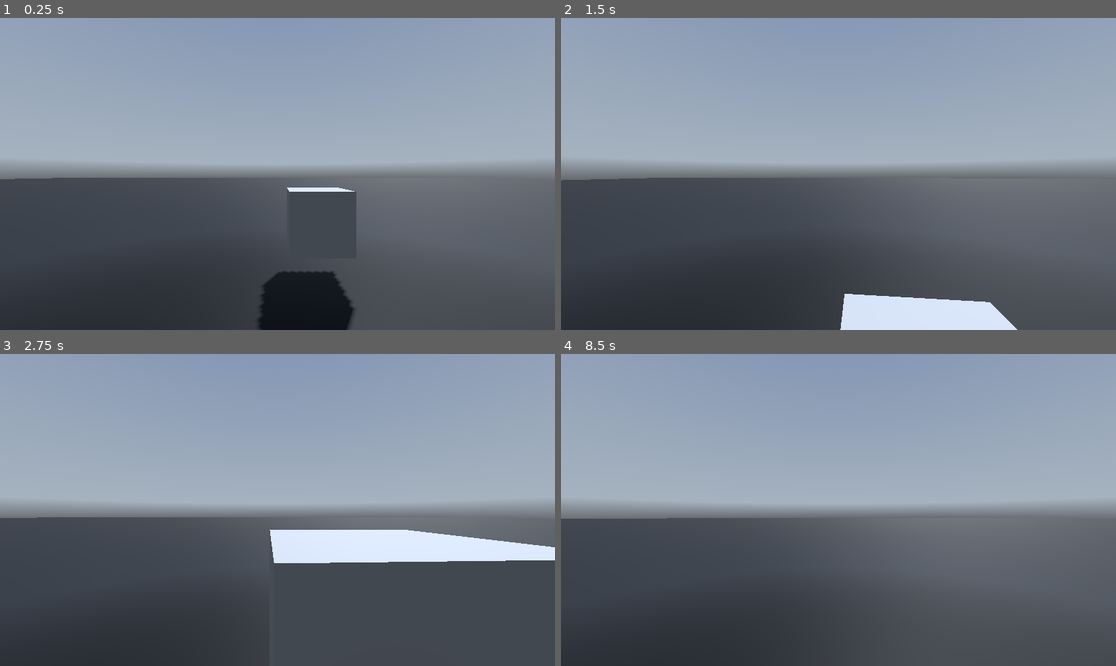
Above: before the commit, frames 1-4 (two rows, left to right).
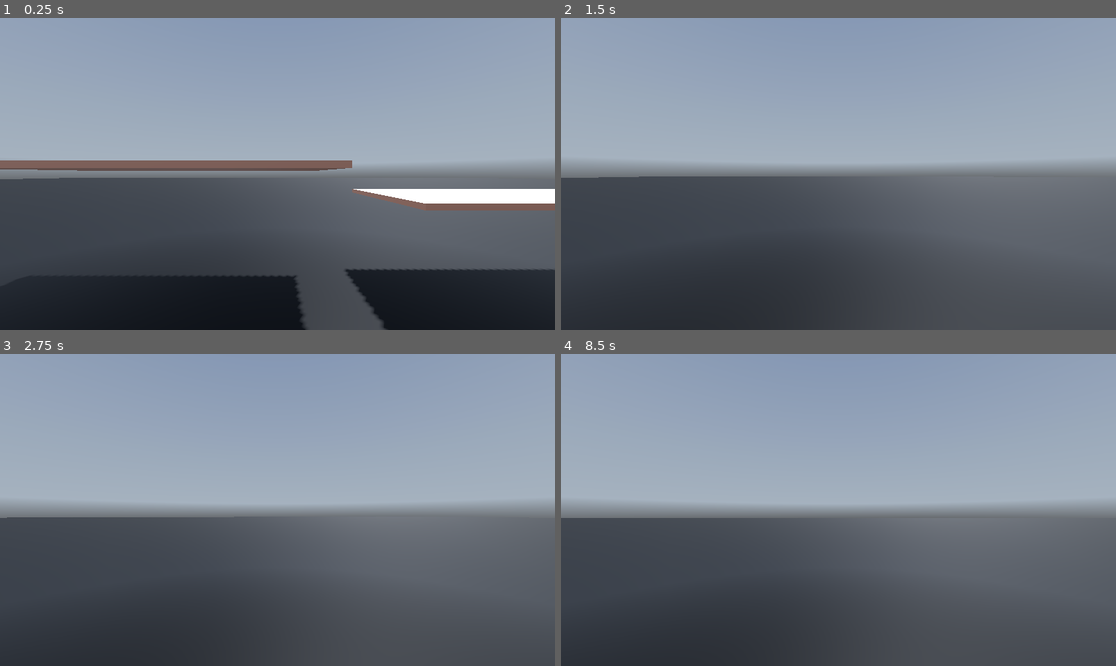
Above: after the commit, the same moments.

Repository: Sherry65-code/godot-fps-game-practise-1
Game: Godot game, scene res://MainScene.tscn
Same seed, same stepped clock (60 frames per second), same inputs: the game is played once before the commit and once after it. A sky picture missing from this copy of the repository is replaced by a grey-blue gradient.
Inputs (mouse positions are in pixels of both pictures, inside the frame that each line leads up to):
- Up to frame 1 (0.25 s): no input
- Up to frame 2 (1.5 s): move the mouse to (866, 174) at 0.52 s; hold Ctrl (crouch, bound only after the commit) 0.53-1.28 s; hold W (move_forward) from 0.53 s (still down); tap Space (jump) at 0.77 s; move the mouse to (810, 174) at 1.27 s; tap Ctrl (crouch, bound only after the commit) at 1.35 s
- Up to frame 3 (2.75 s): keep holding W (move_forward); tap Space (jump) at 1.52 s; tap Enter at 2 s; move the mouse to (288, 503) at 2.02 s; hold Ctrl (crouch, bound only after the commit) from 2.03 s (still down)
- Up to frame 4 (8.5 s): tap Space (jump) at 2.75, 3.02, 3.77, 4.25, 4.52, 5.75, 6.02, 6.77, 7.52 s; move the mouse to (832, 516) at 2.77 s; release Ctrl (crouch, bound only after the commit) at 2.78 s; tap Ctrl (crouch, bound only after the commit) every 1.5 s from 2.85 to 7.35 s; tap Enter at 3.5, 5 s; move the mouse to (877, 513) at 3.52 s; hold Ctrl (crouch, bound only after the commit) 3.53-4.28 s; move the mouse to (794, 506) at 4.27 s; move the mouse to (844, 510) at 5.02 s; hold Ctrl (crouch, bound only after the commit) 5.03-5.78 s; move the mouse to (816, 503) at 5.77 s; release W (move_forward) at 5.78 s; hold D (move_right) 5.78-6.53 s; move the mouse to (866, 510) at 6.52 s; hold Ctrl (crouch, bound only after the commit) 6.53-7.28 s; hold W (move_forward) from 6.53 s (still down); move the mouse to (810, 510) at 7.27 s; move the mouse to (849, 503) at 8.02 s; hold Ctrl (crouch, bound only after the commit) from 8.03 s (still down)

The runs differ from the first frame. In frame 1, 16% of the frame differs, in the area x 0-100%, y 45-100%; in frame 2, 3.2%; in frame 3, 6.9%; in frame 4, less than 0.1%.

Commit message:
Added Crouch

Diff:
--- a/MainScene.tscn
+++ b/MainScene.tscn
@@ -1,7 +1,8 @@
-[gd_scene load_steps=12 format=3 uid="uid://c7kpjcoxpe03q"]
+[gd_scene load_steps=15 format=3 uid="uid://c7kpjcoxpe03q"]
 
 [ext_resource type="Texture2D" uid="uid://c5r38hh0yyqn3" path="res://HDRIs/sunflowers_puresky_4k.hdr" id="1_qdp5r"]
 [ext_resource type="Material" uid="uid://cdtuceietesh1" path="res://Materials/Floor-1.tres" id="2_suv22"]
+[ext_resource type="Material" uid="uid://cvwkd7ysrd20m" path="res://Materials/box-1.tres" id="3_07n0j"]
 [ext_resource type="PackedScene" uid="uid://bsm4difams88w" path="res://player.tscn" id="4_0uf8w"]
 
 [sub_resource type="PanoramaSkyMaterial" id="PanoramaSkyMaterial_ifaw4"]
@@ -21,9 +22,14 @@
 [sub_resource type="ConcavePolygonShape3D" id="ConcavePolygonShape3D_igq4m"]
 data = PackedVector3Array(1, 0, 1, -1, 0, 1, 1, 0, -1, -1, 0, 1, -1, 0, -1, 1, 0, -1)
 
-[sub_resource type="BoxMesh" id="BoxMesh_fo0rh"]
+[sub_resource type="BoxMesh" id="BoxMesh_hmmq8"]
 
-[sub_resource type="ConcavePolygonShape3D" id="ConcavePolygonShape3D_oegg0"]
+[sub_resource type="ConcavePolygonShape3D" id="ConcavePolygonShape3D_j5epn"]
+data = PackedVector3Array(-0.5, 0.5, 0.5, 0.5, 0.5, 0.5, -0.5, -0.5, 0.5, 0.5, 0.5, 0.5, 0.5, -0.5, 0.5, -0.5, -0.5, 0.5, 0.5, 0.5, -0.5, -0.5, 0.5, -0.5, 0.5, -0.5, -0.5, -0.5, 0.5, -0.5, -0.5, -0.5, -0.5, 0.5, -0.5, -0.5, 0.5, 0.5, 0.5, 0.5, 0.5, -0.5, 0.5, -0.5, 0.5, 0.5, 0.5, -0.5, 0.5, -0.5, -0.5, 0.5, -0.5, 0.5, -0.5, 0.5, -0.5, -0.5, 0.5, 0.5, -0.5, -0.5, -0.5, -0.5, 0.5, 0.5, -0.5, -0.5, 0.5, -0.5, -0.5, -0.5, 0.5, 0.5, 0.5, -0.5, 0.5, 0.5, 0.5, 0.5, -0.5, -0.5, 0.5, 0.5, -0.5, 0.5, -0.5, 0.5, 0.5, -0.5, -0.5, -0.5, 0.5, 0.5, -0.5, 0.5, -0.5, -0.5, -0.5, 0.5, -0.5, 0.5, 0.5, -0.5, -0.5, -0.5, -0.5, -0.5)
+
+[sub_resource type="BoxMesh" id="BoxMesh_0ejik"]
+
+[sub_resource type="ConcavePolygonShape3D" id="ConcavePolygonShape3D_tglv4"]
 data = PackedVector3Array(-0.5, 0.5, 0.5, 0.5, 0.5, 0.5, -0.5, -0.5, 0.5, 0.5, 0.5, 0.5, 0.5, -0.5, 0.5, -0.5, -0.5, 0. …(500 unchanged characters)…
 
 [node name="Scene" type="Node3D"]
@@ -50,16 +56,25 @@
 [node name="CollisionShape3D" type="CollisionShape3D" parent="World/Plane/StaticBody3D"]
 shape = SubResource("ConcavePolygonShape3D_igq4m")
 
-[node name="Cube" type="MeshInstance3D" parent="World"]
-transform = Transform3D(0.2, 0, 0, 0, 1, 0, 0, 0, 0.2, 0, 1.05788, 0)
-mesh = SubResource("BoxMesh_fo0rh")
-skeleton = NodePath("../..")
+[node name="UpperPlatform" type="MeshInstance3D" parent="World"]
+transform = Transform3D(1, 0, 0, 0, 0.0831113, 0, 0, 0, 0.468345, -0.462, 2, 0)
+material_override = ExtResource("3_07n0j")
+mesh = SubResource("BoxMesh_hmmq8")
 
-[node name="StaticBody3D" type="StaticBody3D" parent="World/Cube"]
+[node name="StaticBody3D" type="StaticBody3D" parent="World/UpperPlatform"]
 
-[node name="CollisionShape3D" type="CollisionShape3D" parent="World/Cube/StaticBody3D"]
-transform = Transform3D(1, 0, 0, 0, 1, 0, 0, 0, 1, 0.00138521, 0, -0.0131824)
-shape = SubResource("ConcavePolygonShape3D_oegg0")
+[node name="CollisionShape3D" type="CollisionShape3D" parent="World/UpperPlatform/StaticBody3D"]
+shape = SubResource("ConcavePolygonShape3D_j5epn")
+
+[node name="LowerPlatform" type="MeshInstance3D" parent="World"]
+transform = Transform3D(1, 0, 0, 0, 0.08, 0, 0, 0, 0.468, 0.71, 1.5, 0)
+material_override = ExtResource("3_07n0j")
+mesh = SubResource("BoxMesh_0ejik")
+
+[node name="StaticBody3D" type="StaticBody3D" parent="World/LowerPlatform"]
+
+[node name="CollisionShape3D" type="CollisionShape3D" parent="World/LowerPlatform/StaticBody3D"]
+shape = SubResource("ConcavePolygonShape3D_tglv4")
 
 [node name="Player" parent="." instance=ExtResource("4_0uf8w")]
 transform = Transform3D(1, 0, 0, 0, 1, 0, 0, 0, 1, -0.680177, 1.46361, 3.53776)
--- a/Scripts/fps_controller.gd
+++ b/Scripts/fps_controller.gd
@@ -4,7 +4,8 @@
 @export var TILT_LOWER_LIMIT := deg_to_rad(-90.0)
 @export var TILT_UPPER_LIMIT := deg_to_rad(90.0)
 @export var CAMERA_CONTROLLER : Camera3D
-
+@export var ANIMATION_PLAYER : AnimationPlayer
+@export_range(5, 10, 0.1) var CROUCH_SPEED : float = 7.0
 const SPEED = 5.0
 const JUMP_VELOCITY = 4.5
 
@@ -14,7 +15,7 @@
 var _mouse_rotation : Vector3
 var _player_rotation : Vector3
 var _camera_rotation : Vector3
-
+var _is_crouching : bool = false
 # Get the gravity from the project settings to be synced with RigidBody nodes.
 var gravity = ProjectSettings.get_setting("physics/3d/default_gravity")
 
@@ -40,6 +41,8 @@
 func _input(event):
 	if event.is_action_pressed("toggle_mouse_tracking"):
 		Input.set_mouse_mode(Input.MOUSE_MODE_VISIBLE)
+	if event.is_action_pressed("crouch"):
+		toggle_crouch()
 
 func _ready():
 	Input.set_mouse_mode(Input.MOUSE_MODE_CAPTURED)
@@ -71,3 +74,10 @@
 		velocity.z = move_toward(velocity.z, 0, SPEED)
 
 	move_and_slide()
+
+func toggle_crouch():
+	if _is_crouching:
+		ANIMATION_PLAYER.play("Crouch", -1, -CROUCH_SPEED, true)
+	else:
+		ANIMATION_PLAYER.play("Crouch", -1, CROUCH_SPEED)
+	_is_crouching = !_is_crouching
--- a/player.tscn
+++ b/player.tscn
@@ -1,25 +1,115 @@
-[gd_scene load_steps=4 format=3 uid="uid://bsm4difams88w"]
+[gd_scene load_steps=7 format=3 uid="uid://bsm4difams88w"]
 
 [ext_resource type="Script" path="res://Scripts/fps_controller.gd" id="1_3qu36"]
 
+[sub_resource type="CapsuleShape3D" id="CapsuleShape3D_qvjbl"]
+
+[sub_resource type="Animation" id="Animation_nc35a"]
+resource_name = "Crouch"
+tracks/0/type = "value"
+tracks/0/imported = false
+tracks/0/enabled = true
+tracks/0/path = NodePath("CollisionShape3D:shape:height")
+tracks/0/interp = 2
+tracks/0/loop_wrap = true
+tracks/0/keys = {
+"times": PackedFloat32Array(0, 1),
+"transitions": PackedFloat32Array(1, 1),
+"update": 0,
+"values": [2.0, 1.5]
+}
+tracks/1/type = "value"
+tracks/1/imported = false
+tracks/1/enabled = true
+tracks/1/path = NodePath("CameraController:position")
+tracks/1/interp = 2
+tracks/1/loop_wrap = true
+tracks/1/keys = {
+"times": PackedFloat32Array(0, 1),
+"transitions": PackedFloat32Array(1, 1),
+"update": 0,
+"values": [Vector3(0, 0.749861, 0), Vector3(0, 0.5, 0)]
+}
+tracks/2/type = "value"
+tracks/2/imported = false
+tracks/2/enabled = true
+tracks/2/path = NodePath("CollisionShape3D:position")
+tracks/2/interp = 2
+tracks/2/loop_wrap = true
+tracks/2/keys = {
+"times": PackedFloat32Array(0, 1),
+"transitions": PackedFloat32Array(1, 1),
+"update": 0,
+"values": [Vector3(0, 0, 0), Vector3(0, -0.25, 0)]
+}
+
+[sub_resource type="Animation" id="Animation_jfomc"]
+length = 0.001
+tracks/0/type = "value"
+tracks/0/imported = false
+tracks/0/enabled = true
+tracks/0/path = NodePath("CollisionShape3D:shape:height")
+tracks/0/interp = 1
+tracks/0/loop_wrap = true
+tracks/0/keys = {
+"times": PackedFloat32Array(0),
+"transitions": PackedFloat32Array(1),
+"update": 0,
+"values": [2.0]
+}
+tracks/1/type = "value"
+tracks/1/imported = false
+tracks/1/enabled = true
+tracks/1/path = NodePath("CameraController:position")
+tracks/1/interp = 1
+tracks/1/loop_wrap = true
+tracks/1/keys = {
+"times": PackedFloat32Array(0),
+"transitions": PackedFloat32Array(1),
+"update": 0,
+"values": [Vector3(0, 0.749861, 0)]
+}
+tracks/2/type = "value"
+tracks/2/imported = false
+tracks/2/enabled = true
+tracks/2/path = NodePath("CollisionShape3D:position")
+tracks/2/interp = 1
+tracks/2/loop_wrap = true
+tracks/2/keys = {
+"times": PackedFloat32Array(0),
+"transitions": PackedFloat32Array(1),
+"update": 0,
+"values": [Vector3(0, 0, 0)]
+}
+
+[sub_resource type="AnimationLibrary" id="AnimationLibrary_gpj4q"]
+_data = {
+"Crouch": SubResource("Animation_nc35a"),
+"RESET": SubResource("Animation_jfomc")
+}
+
 [sub_resource type="CapsuleMesh" id="CapsuleMesh_ydly0"]
 
-[sub_resource type="CapsuleShape3D" id="CapsuleShape3D_sfa2b"]
-
-[node name="Player" type="CharacterBody3D" node_paths=PackedStringArray("CAMERA_CONTROLLER")]
+[node name="Player" type="CharacterBody3D" node_paths=PackedStringArray("CAMERA_CONTROLLER", "ANIMATION_PLAYER")]
 floor_stop_on_slope = false
 floor_constant_speed = true
 floor_block_on_wall = false
 script = ExtResource("1_3qu36")
 CAMERA_CONTROLLER = NodePath("CameraController/Camera")
+ANIMATION_PLAYER = NodePath("AnimationPlayer")
+
+[node name="CollisionShape3D" type="CollisionShape3D" parent="."]
+shape = SubResource("CapsuleShape3D_qvjbl")
+
+[node name="CameraController" type="Node3D" parent="."]
+transform = Transform3D(1, 0, 0, 0, 1, 0, 0, 0, 1, 0, 0.749861, 0)
+
+[node name="Camera" type="Camera3D" parent="CameraController"]
+
+[node name="AnimationPlayer" type="AnimationPlayer" parent="."]
+libraries = {
+"": SubResource("AnimationLibrary_gpj4q")
+}
 
 [node name="Capsule" type="MeshInstance3D" parent="."]
 mesh = SubResource("CapsuleMesh_ydly0")
-
-[node name="CollisionShape3D" type="CollisionShape3D" parent="."]
-shape = SubResource("CapsuleShape3D_sfa2b")
-
-[node name="CameraController" type="Node3D" parent="."]
-
-[node name="Camera" type="Camera3D" parent="CameraController"]
-transform = Transform3D(1, 0, 0, 0, 1, 0, 0, 0, 1, 0, 0.686774, 0)
--- a/project.godot
+++ b/project.godot
@@ -48,3 +48,12 @@
 "events": [Object(InputEventKey,"resource_local_to_scene":false,"resource_name":"","device":-1,"window_id":0,"alt_press …(182 unchanged characters)…
 ]
 }
+crouch={
+"deadzone": 0.5,
+"events": [Object(InputEventKey,"resource_local_to_scene":false,"resource_name":"","device":-1,"window_id":0,"alt_pressed":false,"shift_pressed":false,"ctrl_pressed":false,"meta_pressed":false,"pressed":false,"keycode":0,"physical_keycode":4194326,"key_label":0,"unicode":0,"echo":false,"script":null)
+]
+}
+
+[rendering]
+
+anti_aliasing/quality/use_taa=true
